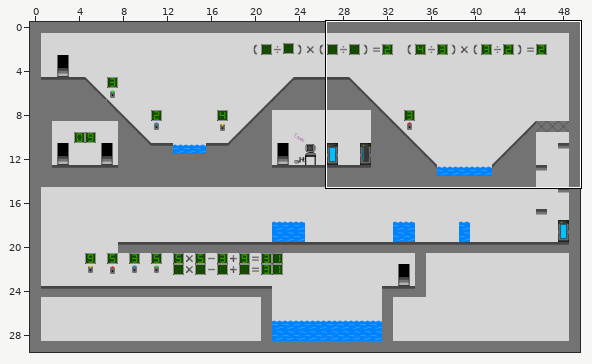
One commit to this Tiled map: Stage_4.tmx. Above, an overview of the earlier version with the close-up marked.
Close-up. Old version:
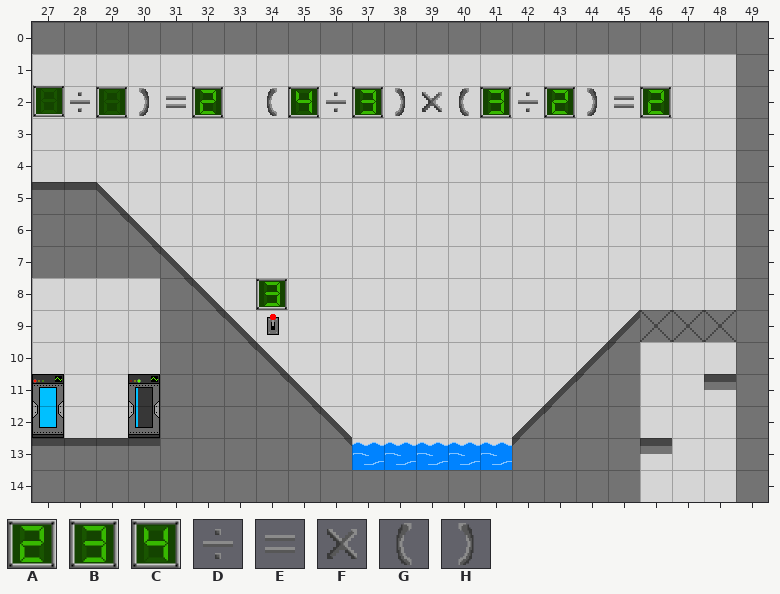
Cells are 128x128 px. Shown: x 27..49, y 0..14. The commit also changed other parts of the map, which this record leaves out.
Key: from "Bunker_tiles": A 67 "2", B 68 "3", C 69 "4", D 76 "divided_by", E 77 "equals", F 79 "multiplied_by", G 80 "parentheses", H 111 "parentheses_2".
_ is an empty cell.
Layers that did not change in this view are not listed.
Layer "Answer" before, first column x 27:
 0 _______________________
 1 _______________________
 2 _______GCDBHFGBDAHEA___
 3 _______________________
 4 _______________________
 5 _______________________
 6 _______________________
 7 _______________________
 8 _______________________
 9 _______________________
10 _______________________
11 _______________________
12 _______________________
13 _______________________
14 _______________________
Once edited:
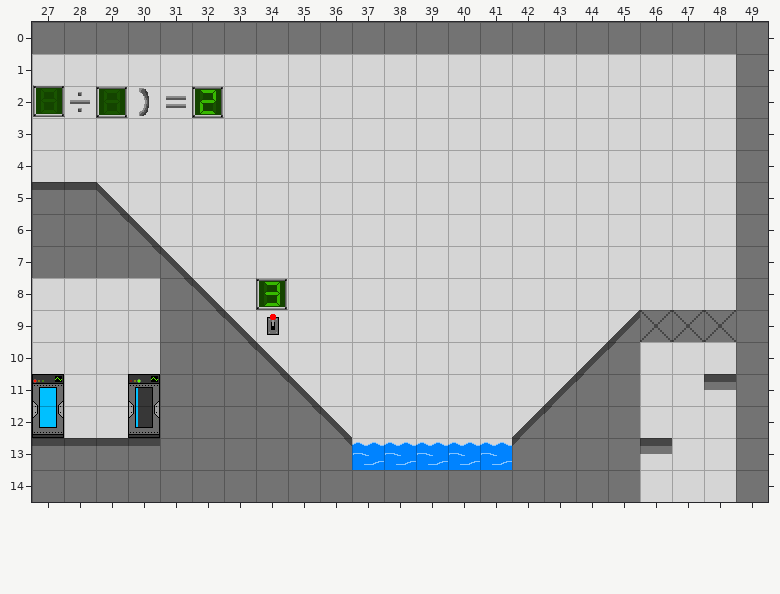
Difference:
Layer "Answer" (now hidden):
y 2: x 34..46 GCDBHFGBDAHEA -> _____________
